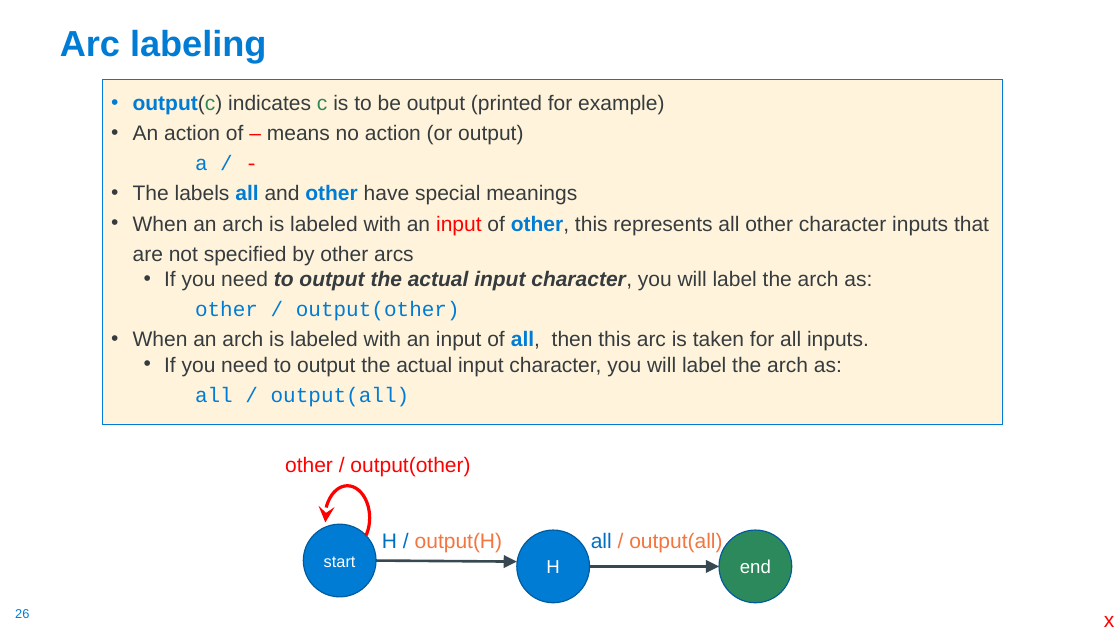
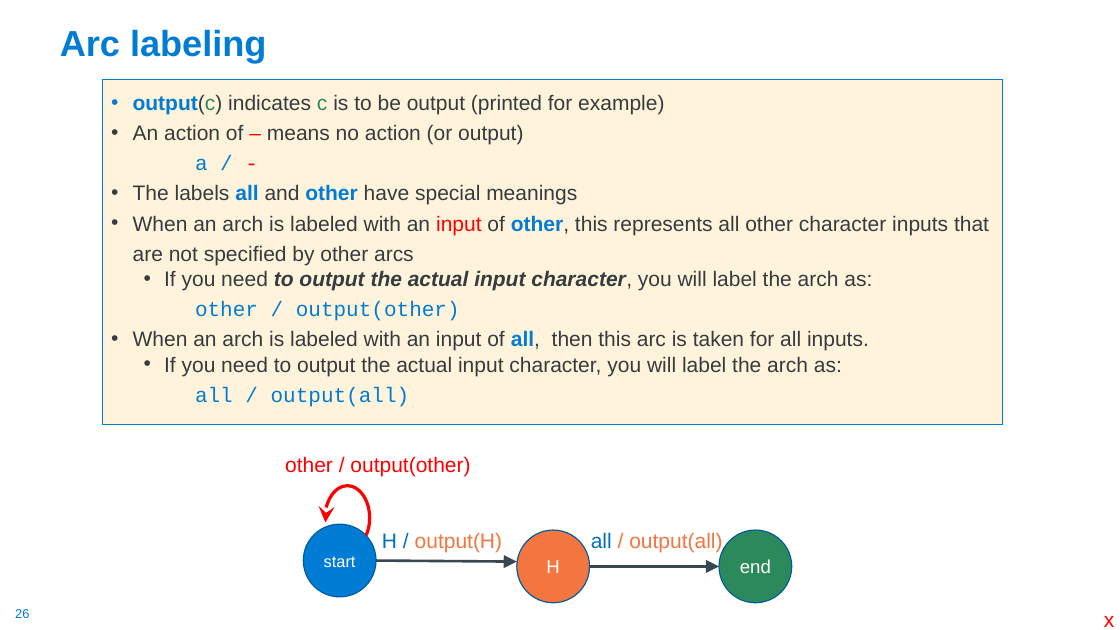
Before and after one commit to cse30-sp24/Muller-Slides, a slide deck: slide 26 of 01-C-Part1.pptx. Drawn at 1120x630 pixels with LibreOffice and Linux fonts; fonts in the diff are those of the drawing. Boxes give left, top, right and bottom in pixels: in the first picture for what was removed or moved away, otherwise in the second. Text is boxed around its words. In the diff, an @@ line names an element or a change of style, - is before the commit and + after.

```diff
--- a/01-C-Part1.pptx
+++ b/01-C-Part1.pptx
@@ ellipse "H" at bbox=[517, 530, 590, 603]: fill #007CD5 to #F3753F @@
```
Also in this commit, not shown: 12 other slides changed, 1 slide added, 1 other file.
